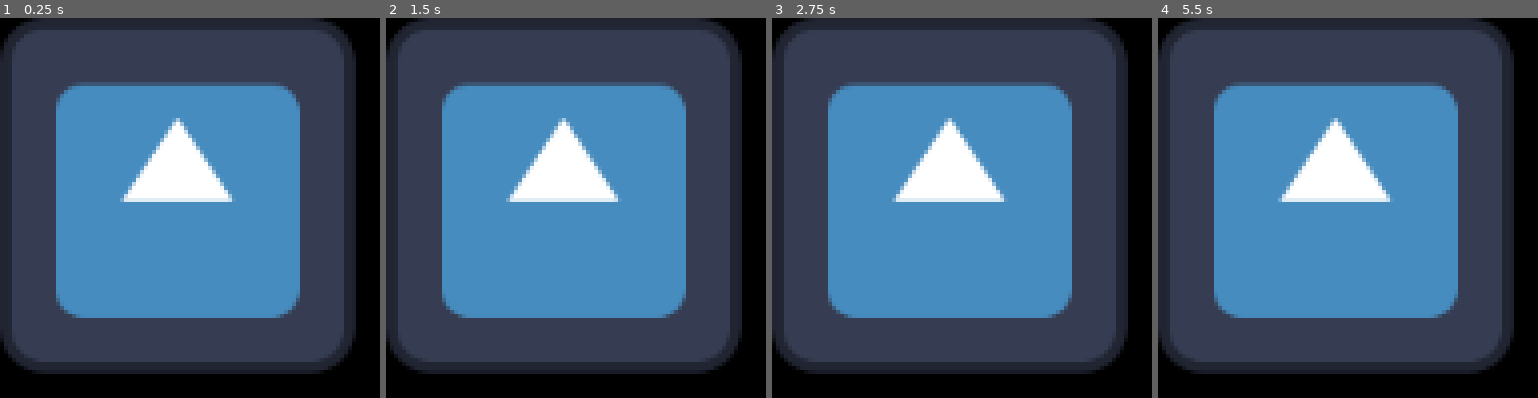
Above: before the commit, frames 1-4 (left to right).
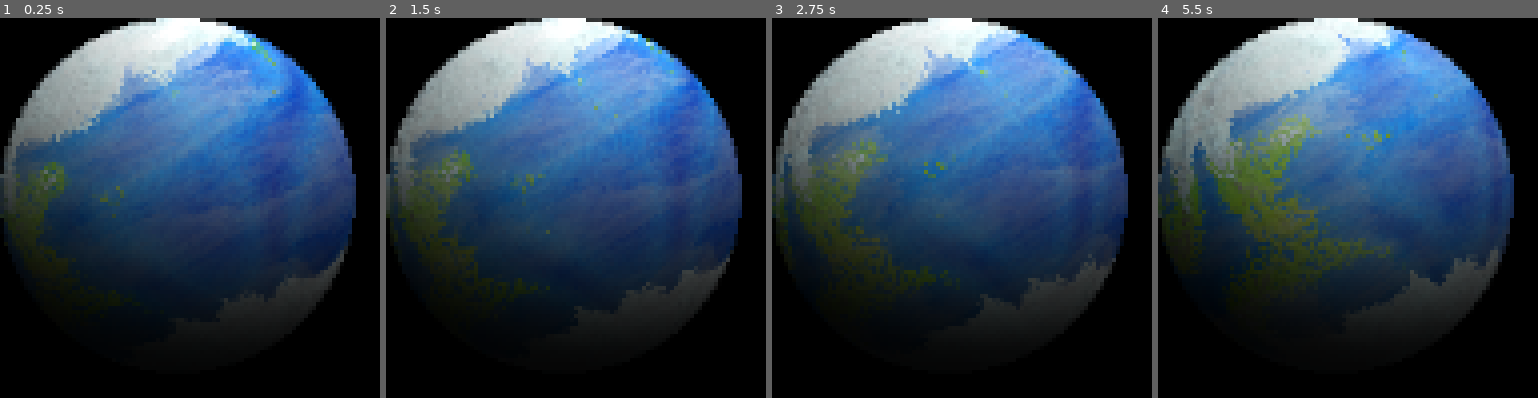
Above: after the commit, the same moments.

Repository: twondai/lil-planet
Game: Godot game, scene res://main.tscn
Two runs of this game, one before a commit and one after it. Both use one fixed random seed, a clock stepped at 60 frames per second and the inputs below. The engine's default icon, where the game draws it, is replaced by a stand-in: a white triangle on a blue panel in a dark square.
Inputs:
- Up to frame 1 (0.25 s): no input
- Up to frame 2 (1.5 s): tap Enter at 0.5 s; tap Space at 1.25 s
- Up to frame 3 (2.75 s): no input
- Up to frame 4 (5.5 s): tap Enter at 2.75, 5 s; tap Space at 4.25 s

The runs differ from the first frame. In frame 1, 82% of the frame differs, in the area x 0-94%, y 0-94%; in frame 2, 81%; in frame 3, 81%; in frame 4, 82%.

Commit message:
low end support
replaced dFdxFine and dFdyFine with standard dFdx and dFdy

Diff:
--- a/PlanetShader.gdshader
+++ b/PlanetShader.gdshader
@@ -123,8 +123,8 @@
 	vec3 p = RENDER_CAM_POS + vec3(uv,-dist);
 	vec3 sphere_normal = p;
 	p += sphere_normal * t * normal_coeff;
-	vec3 p1 = p + dFdxFine(p);
-	vec3 p2 = p + dFdyFine(p);
+	vec3 p1 = p + dFdx(p);
+	vec3 p2 = p + dFdy(p);
 	vec3 C = normalize((p + p1 + p2) / vec3(3.0));
 	vec3 surf_normal = normalize(cross(p1 - p, p2 - p));
 	if( dot(surf_normal, C) <=  dot(-surf_normal,C)){
--- a/surface_noise2.tres
+++ b/surface_noise2.tres
@@ -3,12 +3,12 @@
 [sub_resource type="FastNoiseLite" id="FastNoiseLite_wcg7h"]
 noise_type = 0
 seed = 71
-frequency = 0.0004
+frequency = 0.0002
 offset = Vector3(319.15, 222.58, 0)
 fractal_type = 3
 fractal_octaves = 6
-fractal_lacunarity = 2.16
-fractal_gain = 1.335
+fractal_lacunarity = 8.2
+fractal_gain = 0.57
 fractal_weighted_strength = 0.5
 fractal_ping_pong_strength = 2.01
 cellular_distance_function = 2
